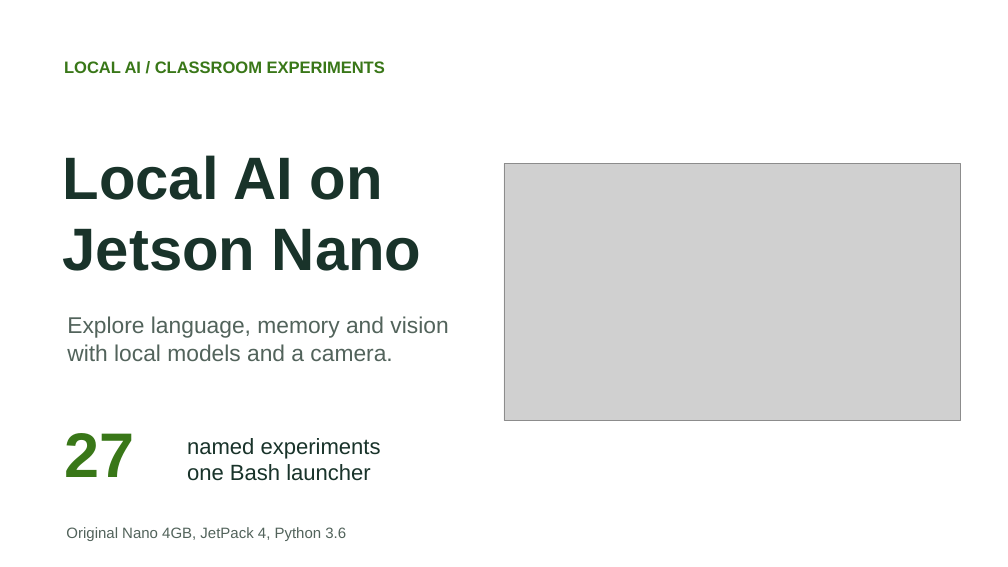
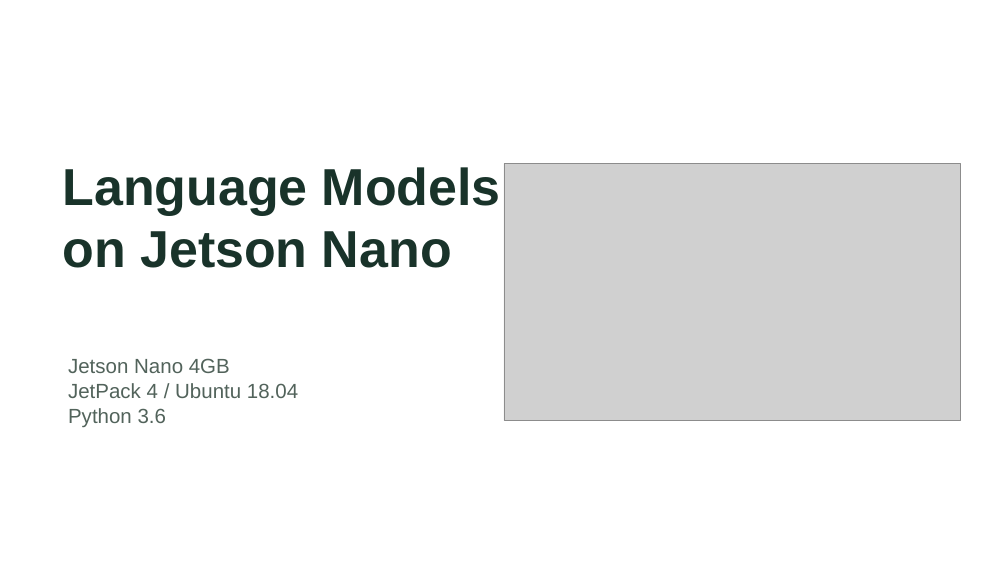
Before and after one commit to nileshsarkar-ai/JetsonNano-Demo, a slide deck: slide 1 of docs/Jetson_Nano_Local_AI_Experiments.pptx. Drawn at 1008x567 pixels with LibreOffice and Linux fonts; fonts in the diff are those of the drawing; grey boxes stand for pictures. Boxes give left, top, right and bottom in pixels: in the first picture for what was removed or moved away, otherwise in the second. Text is boxed around its words. In the diff, an @@ line names an element or a change of style, - is before the commit and + after.

Commit message:
Remove promotional filler throughout the Jetson presentation

```diff
--- a/docs/Jetson_Nano_Local_AI_Experiments.pptx
+++ b/docs/Jetson_Nano_Local_AI_Experiments.pptx
@@ text removed at [64, 61, 385, 73] @@
-LOCAL AI / CLASSROOM EXPERIMENTS
@@ text at [63, 167, 501, 268]: text changed; size 57 to 49.5 pt @@
-Local AI on
-Jetson Nano
+Language Models
+on Jetson Nano
@@ text removed at [67, 316, 448, 361] @@
-Explore language, memory and vision
-with local models and a camera.
@@ text at [68, 358, 298, 427]: text changed; size 14.2 to 19.5 pt @@
-Original Nano 4GB, JetPack 4, Python 3.6
+Jetson Nano 4GB
+JetPack 4 / Ubuntu 18.04
+Python 3.6
@@ text removed at [64, 433, 134, 477] @@
-27
@@ text removed at [187, 438, 381, 481] @@
-named experiments
-one Bash launcher
```
Also in this commit, not shown: 8 other slides changed, 1 slide added, 1 slide removed, 2 other files.
